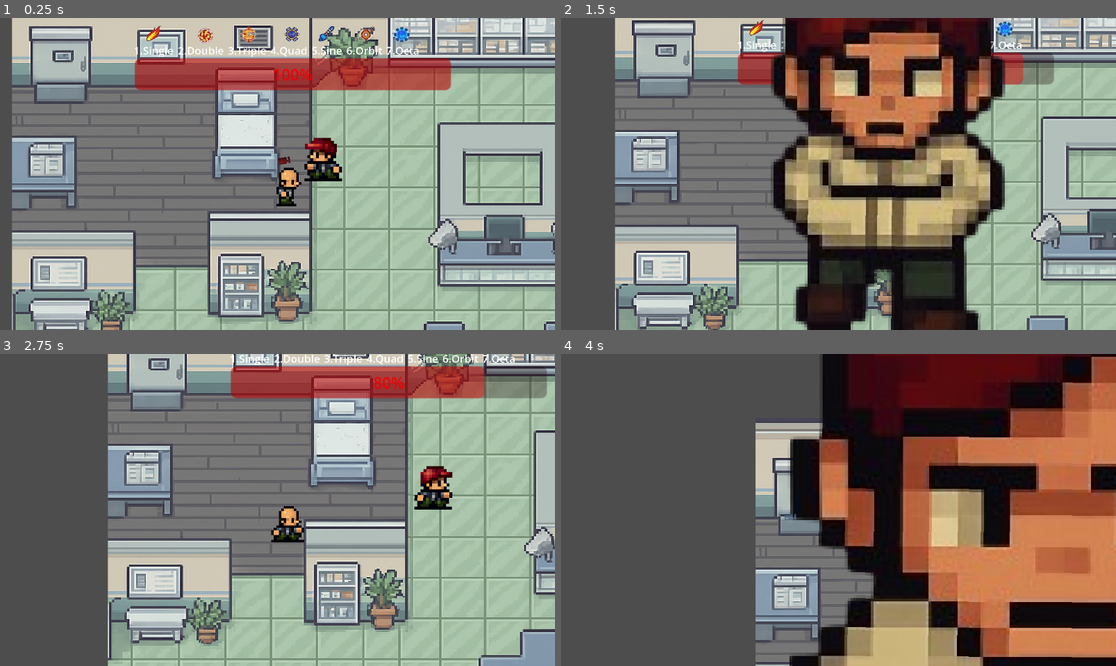
Above: before the commit, frames 1-4 (two rows, left to right).
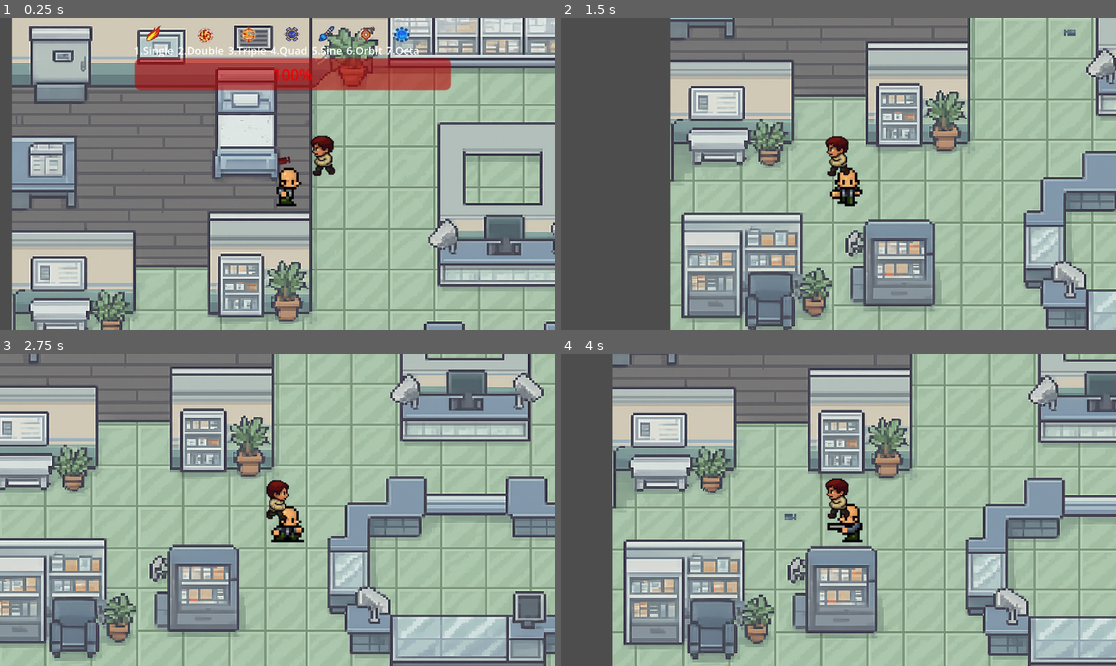
Above: after the commit, the same moments.

Repository: levi-tabosa/trabai_andrea
Game: Godot game, scene res://scenes/main.tscn
The game is run twice, just before and just after one commit, with the same random seed, the same clock (stepped at 60 frames per second) and the same inputs.
Inputs:
- Up to frame 1 (0.25 s): no input
- Up to frame 2 (1.5 s): tap Enter (ui_accept) at 0.5, 0.77 s; hold Right (ui_right) 0.53-1.28 s; tap 1 (select-1) at 0.6 s; hold Down (ui_down) from 1.28 s (still down); tap 2 (select-2) at 1.35 s
- Up to frame 3 (2.75 s): tap Enter (ui_accept) at 1.52 s; release Down (ui_down) at 2.03 s; hold Right (ui_right) from 2.03 s (still down); tap 3 (select-3) at 2.1 s
- Up to frame 4 (4 s): release Right (ui_right) at 2.78 s; hold Up (ui_up) 2.78-3.53 s; tap 4 (select-4) at 2.85 s; tap Enter (ui_accept) at 3.02, 3.77 s; hold Left (ui_left) from 3.53 s (still down); tap 5 (select-5) at 3.6 s

The runs differ from the first frame. In frame 1, 0.7% of the frame differs, in the area x 54-62%, y 37-53%; in frame 2, 77%; in frame 3, 78%; in frame 4, 86%, in the area x 9-100%, y 0-100%.

Commit message:
Update enemy_path.tscn

Diff:
--- a/scenes/enemy_path.tscn
+++ b/scenes/enemy_path.tscn
@@ -36,29 +36,25 @@
 atlas = ExtResource("4_kaxol")
 region = Rect2(15, 0, 241, 442)
 
+[sub_resource type="AtlasTexture" id="AtlasTexture_4tch4"]
+atlas = ExtResource("3_4tch4")
+region = Rect2(256, 332, 121, 166)
+
+[sub_resource type="AtlasTexture" id="AtlasTexture_kaxol"]
+atlas = ExtResource("3_4tch4")
+region = Rect2(256, 166, 121, 166)
+
 [sub_resource type="AtlasTexture" id="AtlasTexture_d6qq3"]
-atlas = ExtResource("2_cnmur")
-region = Rect2(128, 192, 16, 16)
+atlas = ExtResource("3_4tch4")
+region = Rect2(378, 166, 121, 166)
 
 [sub_resource type="AtlasTexture" id="AtlasTexture_56cfu"]
-atlas = ExtResource("2_cnmur")
-region = Rect2(96, 192, 16, 16)
+atlas = ExtResource("3_4tch4")
+region = Rect2(256, 0, 121, 166)
 
 [sub_resource type="AtlasTexture" id="AtlasTexture_534fw"]
-atlas = ExtResource("2_cnmur")
-region = Rect2(240, 192, 16, 16)
-
-[sub_resource type="AtlasTexture" id="AtlasTexture_tfk2r"]
-atlas = ExtResource("2_cnmur")
-region = Rect2(192, 192, 16, 16)
-
-[sub_resource type="AtlasTexture" id="AtlasTexture_onom2"]
-atlas = ExtResource("2_cnmur")
-region = Rect2(64, 224, 16, 16)
-
-[sub_resource type="AtlasTexture" id="AtlasTexture_sc73i"]
-atlas = ExtResource("2_cnmur")
-region = Rect2(16, 224, 16, 16)
+atlas = ExtResource("4_kaxol")
+region = Rect2(256, 0, 243, 500)
 
 [sub_resource type="SpriteFrames" id="SpriteFrames_cidyv"]
 animations = [{
@@ -107,10 +103,7 @@
 }, {
 "frames": [{
 "duration": 1.0,
-"texture": SubResource("AtlasTexture_d6qq3")
-}, {
-"duration": 1.0,
-"texture": SubResource("AtlasTexture_56cfu")
+"texture": SubResource("AtlasTexture_4tch4")
 }],
 "loop": true,
 "name": &"walk-left",
@@ -118,10 +111,10 @@
 }, {
 "frames": [{
 "duration": 1.0,
-"texture": SubResource("AtlasTexture_534fw")
+"texture": SubResource("AtlasTexture_kaxol")
 }, {
 "duration": 1.0,
-"texture": SubResource("AtlasTexture_tfk2r")
+"texture": SubResource("AtlasTexture_d6qq3")
 }],
 "loop": true,
 "name": &"walk-right",
@@ -129,10 +122,10 @@
 }, {
 "frames": [{
 "duration": 1.0,
-"texture": SubResource("AtlasTexture_onom2")
+"texture": SubResource("AtlasTexture_56cfu")
 }, {
 "duration": 1.0,
-"texture": SubResource("AtlasTexture_sc73i")
+"texture": SubResource("AtlasTexture_534fw")
 }],
 "loop": true,
 "name": &"walk-up",
@@ -143,6 +136,7 @@
 curve = SubResource("Curve2D_cgpjw")
 script = ExtResource("1_ov72x")
 enemy_sprite_frames = SubResource("SpriteFrames_cidyv")
+enemy_scale_factor = 0.3
 
 [node name="Enemy" parent="." instance=ExtResource("2_4jm3e")]
 position = Vector2(48, 63)
Not shown: 1 places in scenes/enemy_path.tscn that only renumber resources
